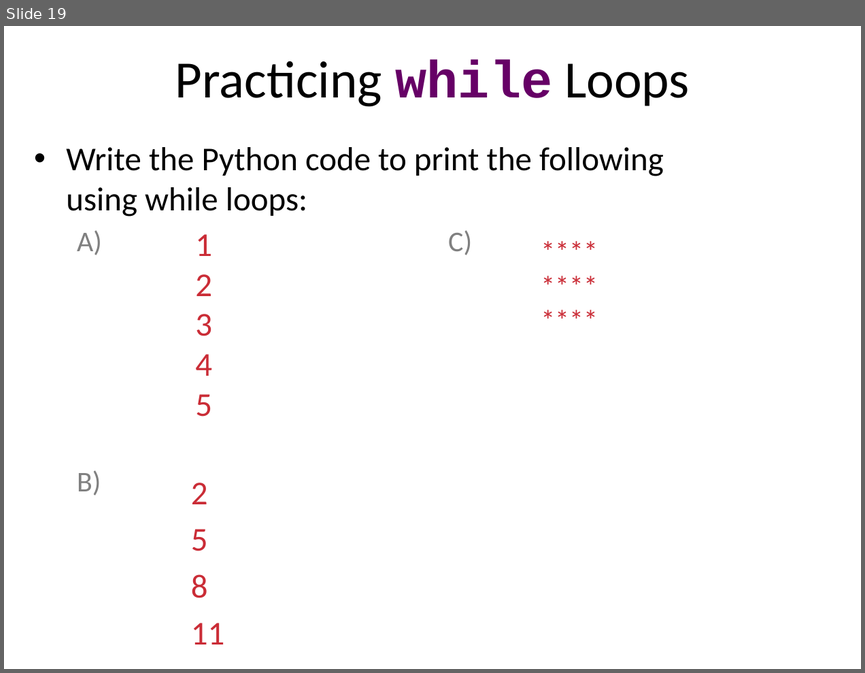
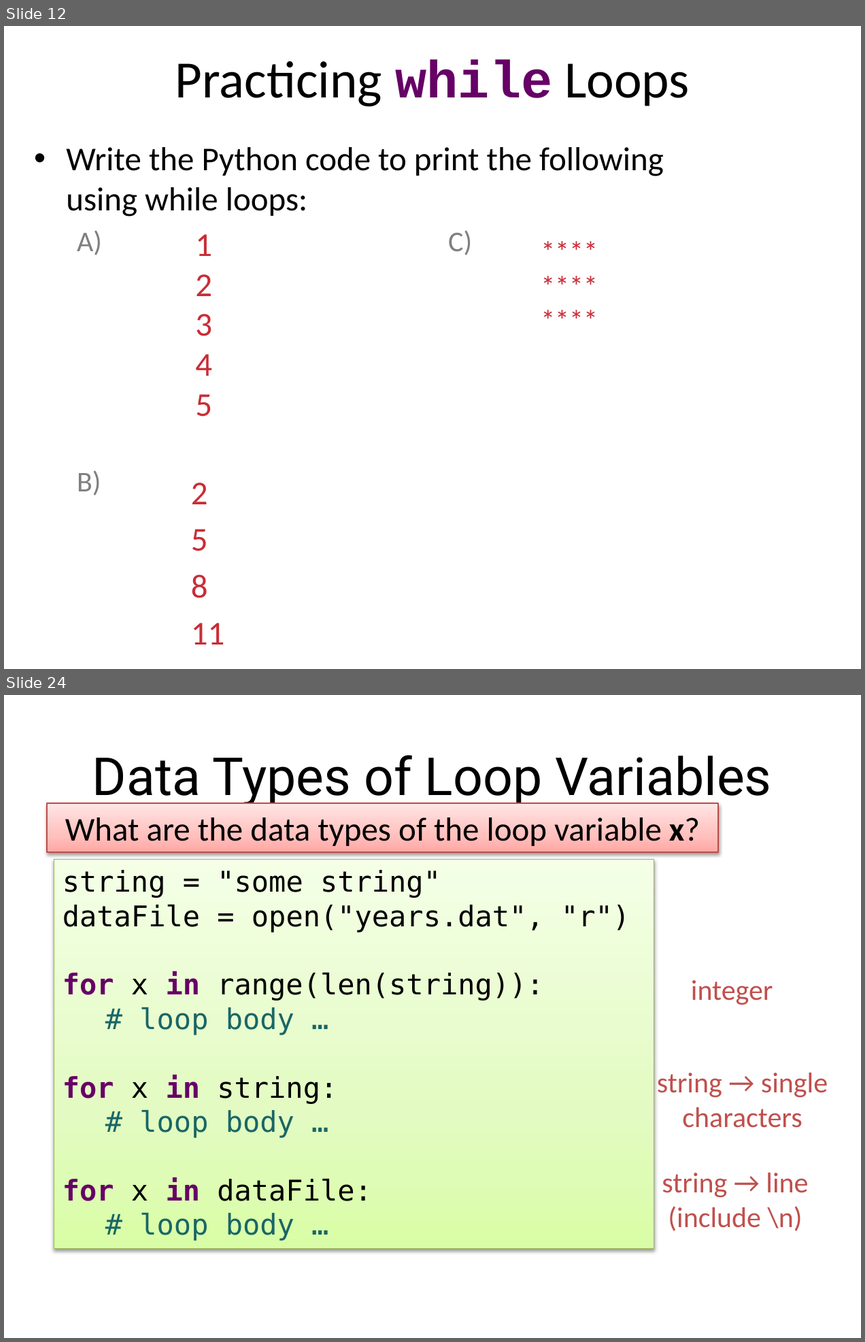
Before and after one commit to emhill/117-S15, a slide deck: src/morea/materials/14-while-loops.pptx. Shown one above the other, each under a label of ours: slide 19 before the commit, slides 12 and 24 after it; the slides between them are not shown. The pictures are 865x673 and 865x1342 pixels, drawn with LibreOffice and Linux fonts; fonts in the diff are those of the drawing. Boxes give left, top, right and bottom in pixels: in the first picture for what was removed or moved away, otherwise in the second. Text is boxed around its words. In the diff, an @@ line names an element or a change of style, - is before the commit and + after.

```diff
--- a/src/morea/materials/14-while-loops.pptx
+++ b/src/morea/materials/14-while-loops.pptx
@@ slide 24 added at [4, 695, 861, 1338], background #FFFFFF @@
@@ title added at [92, 755, 771, 807], 44 pt, text #000000 @@
+Data Types of Loop Variables
@@ rectangle added at [47, 803, 718, 852], fill gradient #FFA6A5 to #FFC0BF to #FFE7E7, outline #BF4C48 0.75 pt, 28 pt, text #000000 @@
+What are the data types of the loop variable x?
@@ rectangle added at [54, 860, 653, 1249], fill gradient #DAFDA7 to #E4FCC2 to #F5FFE7, outline #98B955 0.75 pt, 24 pt, text #000000 @@
+string = "some string"
+dataFile = open("years.dat", "r")
+for x in range(len(string)):
+# loop body …
+for x in string:
+# loop body …
+for x in dataFile:
+# loop body …
@@ text added at [691, 980, 773, 1004], 24 pt, text #C0504D @@
+integer
@@ text added at [657, 1072, 827, 1127], 24 pt, text #C0504D @@
+string → single characters
@@ text added at [662, 1172, 808, 1231], 24 pt, text #C0504D @@
+string → line (include \n)
@@ what was slide 19 is now slide 12 @@
```
Also in this commit, not shown: 10 slides changed, 23 other slides added, 8 slides removed, 26 other files.
